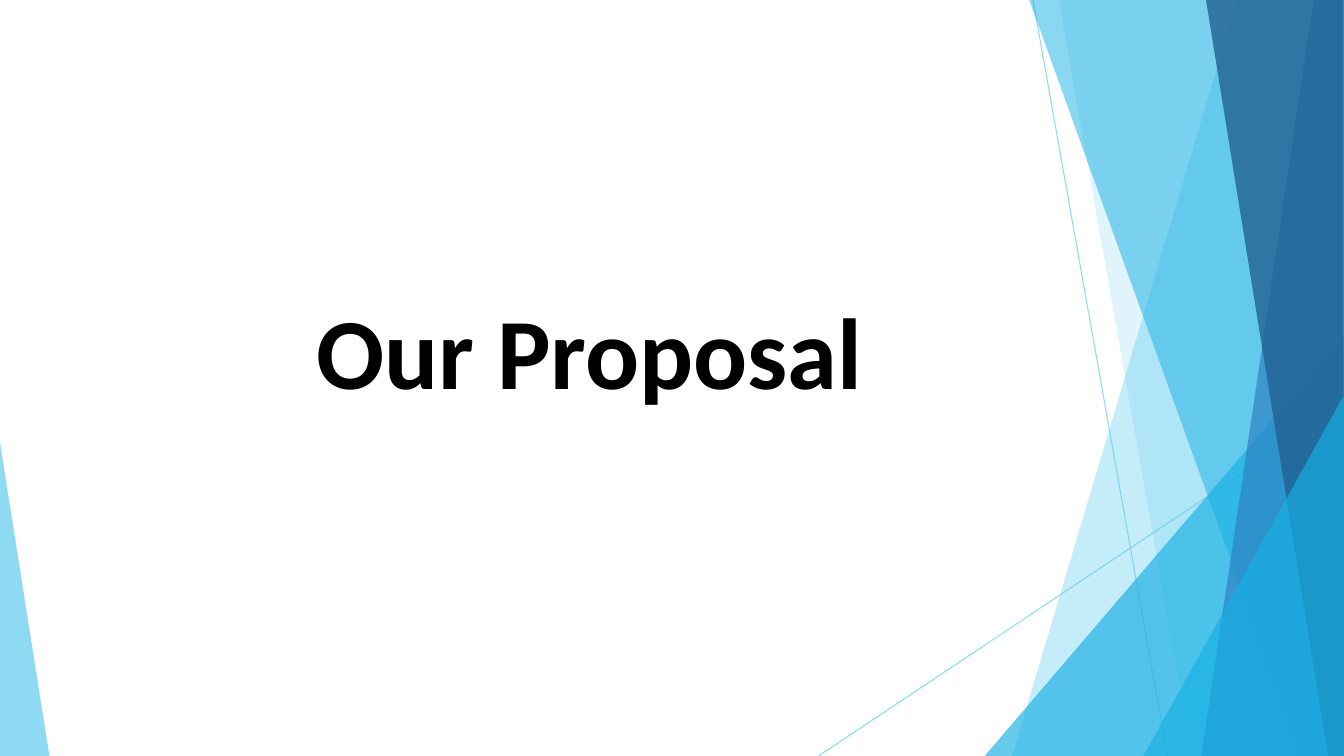
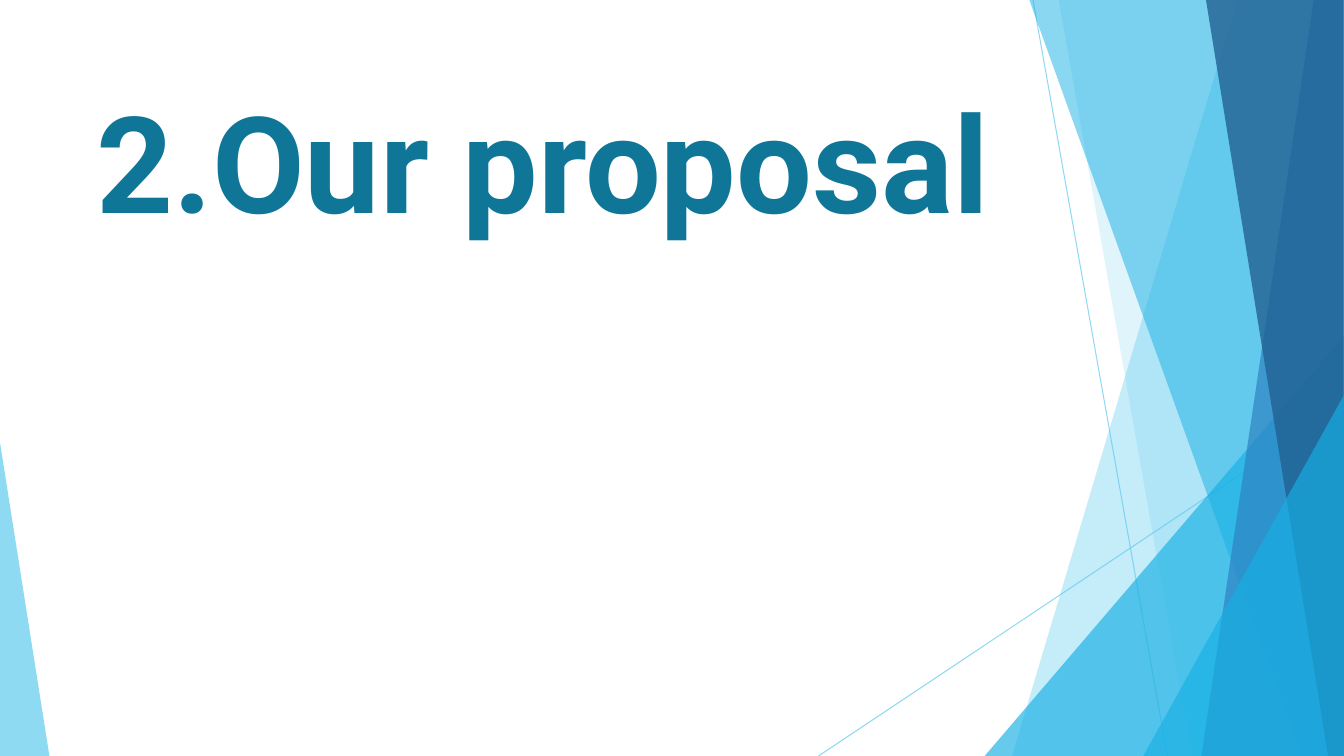
Before and after one commit to linhmimoza/Hospital_PortalExtra, a slide deck: slide 9 of Hospital.pptx. Drawn at 1344x756 pixels with LibreOffice and Linux fonts; fonts in the diff are those of the drawing. Boxes give left, top, right and bottom in pixels: in the first picture for what was removed or moved away, otherwise in the second. Text is boxed around its words. In the diff, an @@ line names an element or a change of style, - is before the commit and + after.

```diff
--- a/Hospital.pptx
+++ b/Hospital.pptx
@@ text at (96,112,989,241): text changed; size 72 to 96 pt; font Calibri to Roboto; text colour #000000 to #0F7698 @@
-Our Proposal
+2.Our proposal
```
Also in this commit, not shown: 10 other slides changed, 4 slides added, 8 slides removed.
